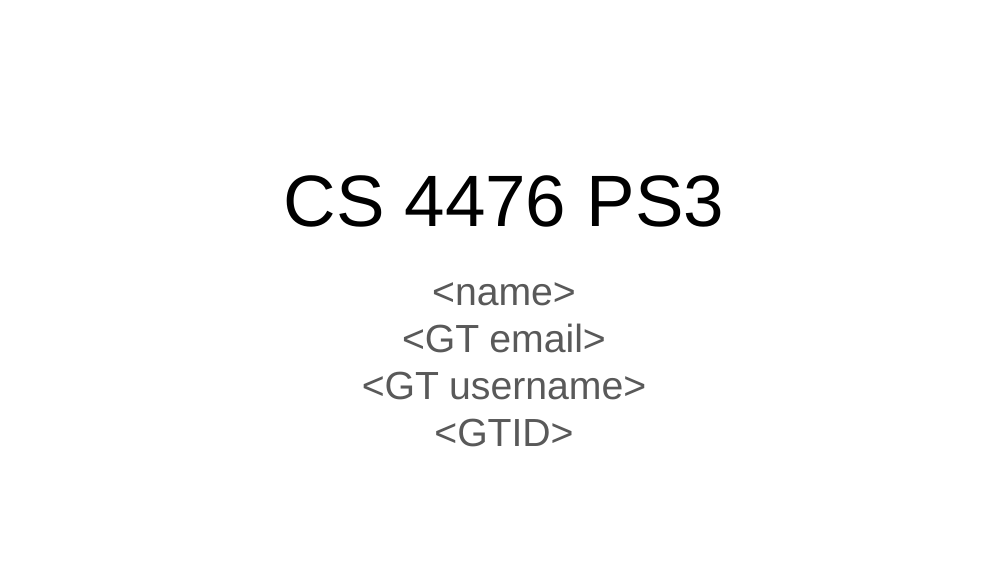
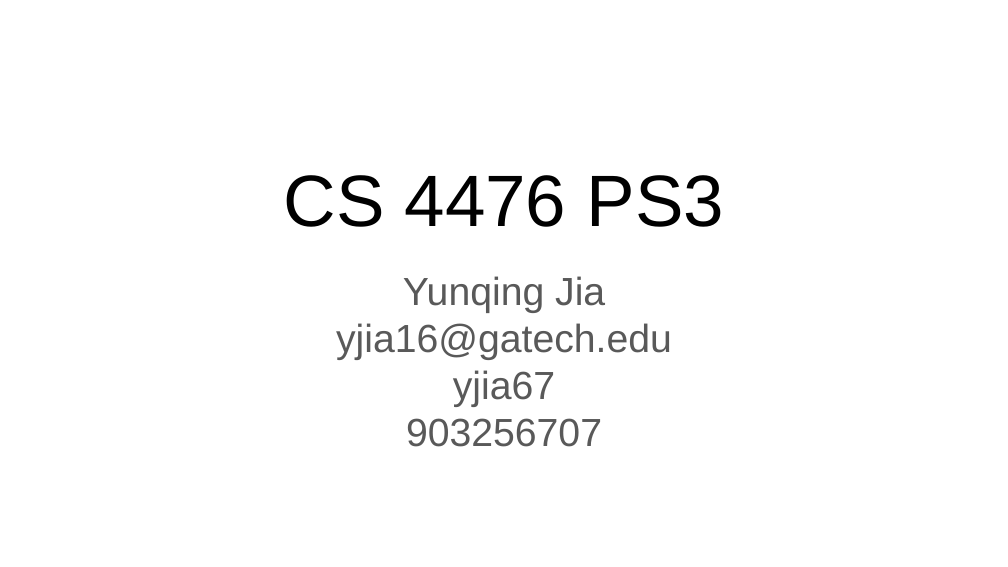
Before and after one commit to yunqingjia/cs4476, a slide deck: slide 1 of PS3/report_template.pptx. Drawn at 1008x567 pixels with LibreOffice and Linux fonts; fonts in the diff are those of the drawing. Boxes give left, top, right and bottom in pixels: in the first picture for what was removed or moved away, otherwise in the second. Text is boxed around its words. In the diff, an @@ line names an element or a change of style, - is before the commit and + after.

```diff
--- a/PS3/report_template.pptx
+++ b/PS3/report_template.pptx
@@ subtitle at (x1=336, y1=276, x2=672, y2=447): text changed @@
-<name>
-<GT email>
-<GT username>
-<GTID>
+Yunqing Jia
+yjia16@gatech.edu
+yjia67
+903256707
```
Also in this commit, not shown: 3 other slides changed, 3 other files.
